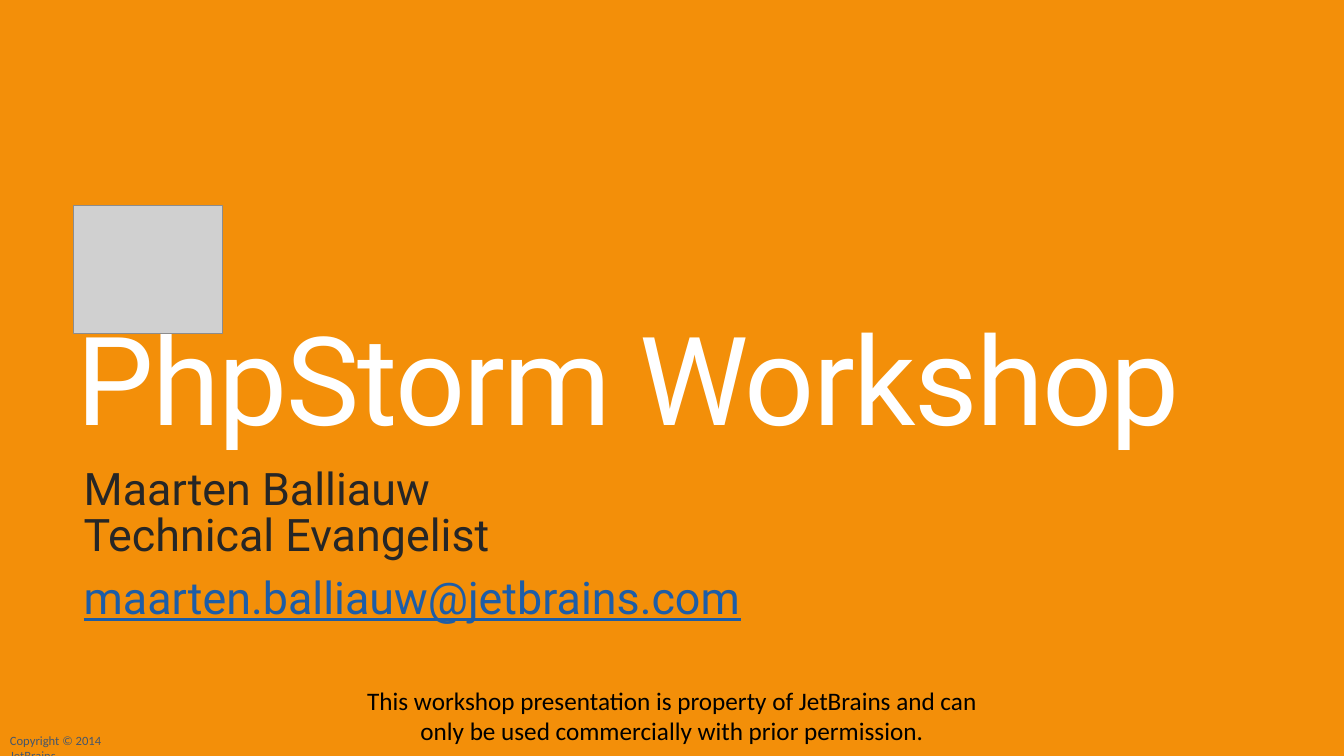
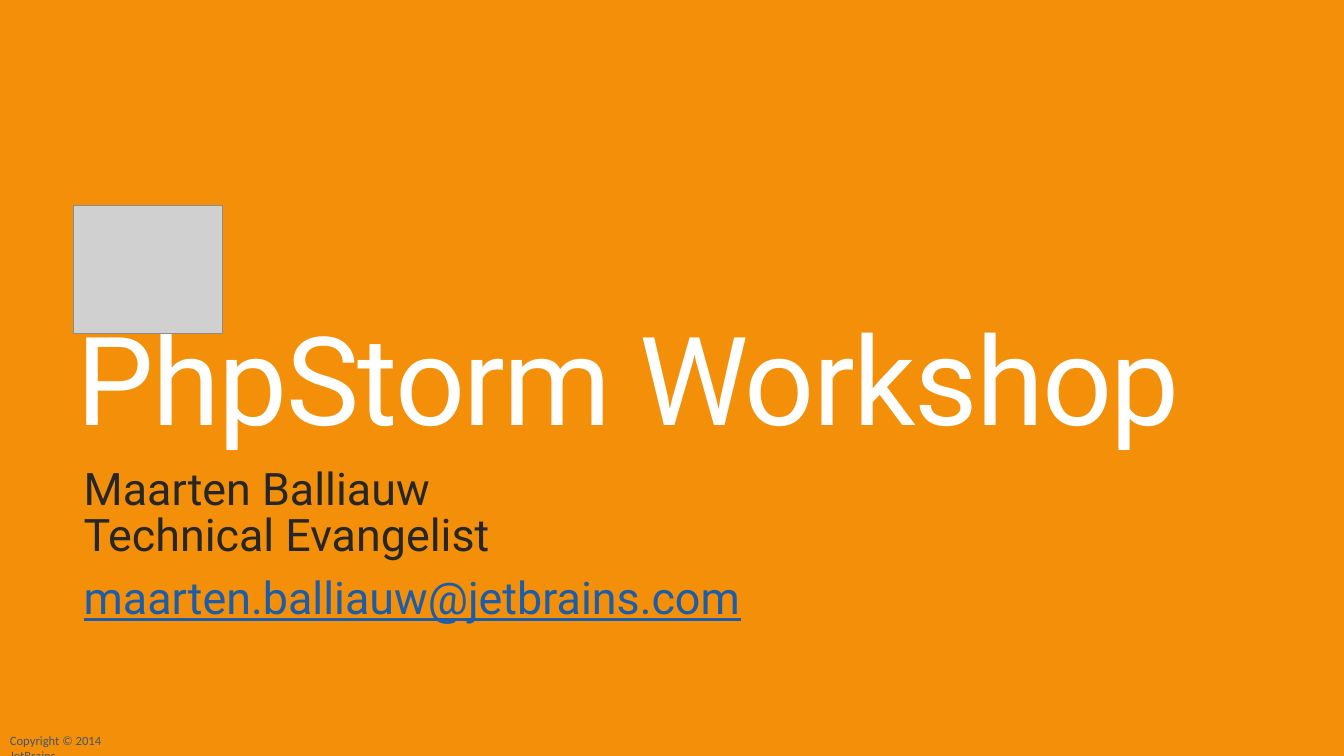
Before and after one commit to JetBrains/phpstorm-workshop, a slide deck: slide 1 of PhpStorm Workshop.pptx. Drawn at 1344x756 pixels with LibreOffice and Linux fonts; fonts in the diff are those of the drawing; grey boxes stand for pictures; background and template pictures are left out. Boxes give left, top, right and bottom in pixels: in the first picture for what was removed or moved away, otherwise in the second. Text is boxed around its words. In the diff, an @@ line names an element or a change of style, - is before the commit and + after.

```diff
--- a/PhpStorm Workshop.pptx
+++ b/PhpStorm Workshop.pptx
@@ text removed at <box>367,692,976,744</box> @@
-This workshop presentation is property of JetBrains and can only be used commercially with prior permission.
```
Also in this commit, not shown: 29 other slides changed, 1 other file.
